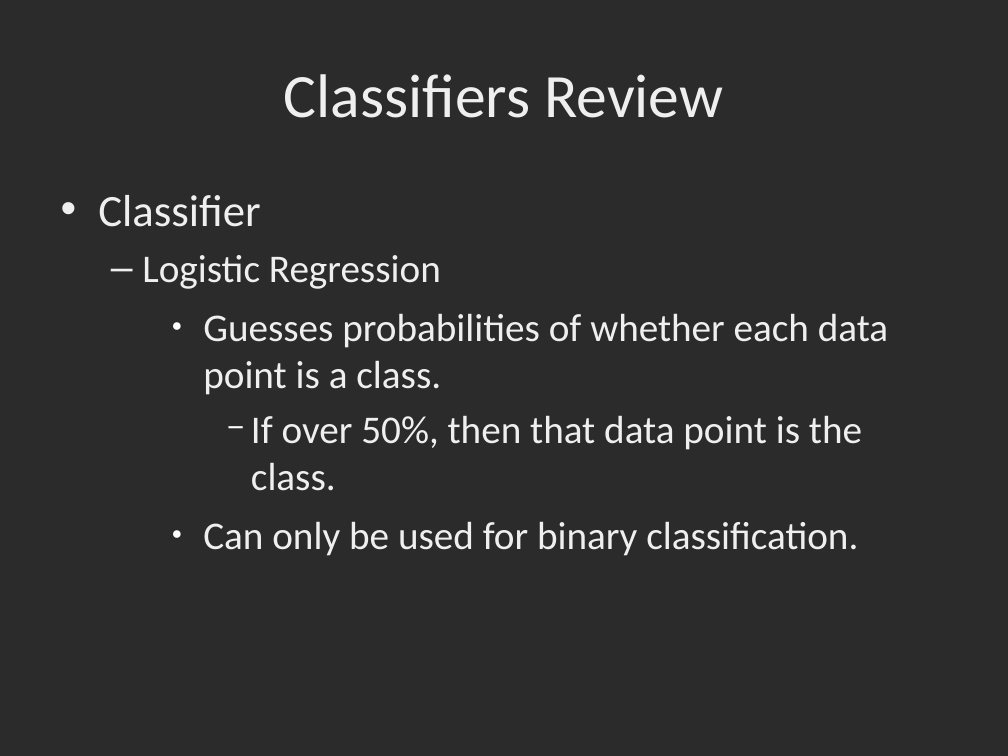
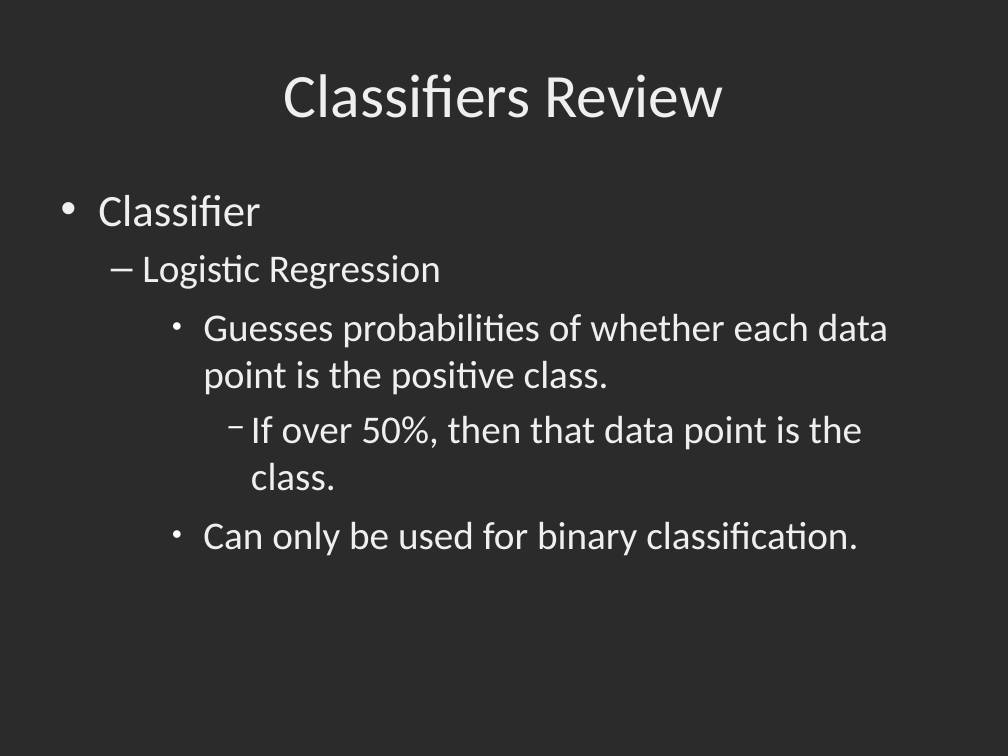
Before and after one commit to dbowmans46/PracticalProgramming, a slide deck: slide 27 of Session 7 - Python/Instructional Material/Machine Learning Slides/Session 7 - Python ML 10: Review and Project for Classifiers.odp. Drawn at 1008x756 pixels with LibreOffice and Linux fonts; fonts in the diff are those of the drawing; background and template pictures are left out; a plain dark background stands for a picture behind light text. Boxes give left, top, right and bottom in pixels: in the first picture for what was removed or moved away, otherwise in the second. Text is boxed around its words. In the diff, an @@ line names an element or a change of style, - is before the commit and + after.

Commit message:
Touched up slides, finished preparing data in code.

```diff
--- a/Session 7 - Python/Instructional Material/Machine Learning Slides/Session 7 - Python ML 10: Review and Project for Classifiers.odp
+++ b/Session 7 - Python/Instructional Material/Machine Learning Slides/Session 7 - Python ML 10: Review and Project for Classifiers.odp
@@ text at box(203, 313, 888, 395): text changed @@
-    ● Guesses probabilities of whether each data point is a class.
+    ● Guesses probabilities of whether each data point is the positive class.
```
Also in this commit, not shown: 6 other slides changed, 1 other file.
